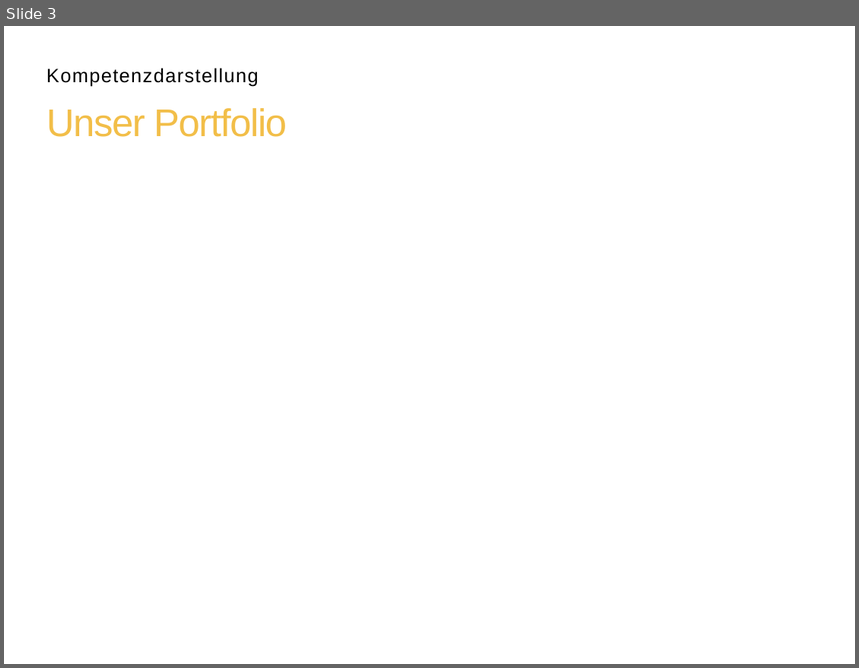
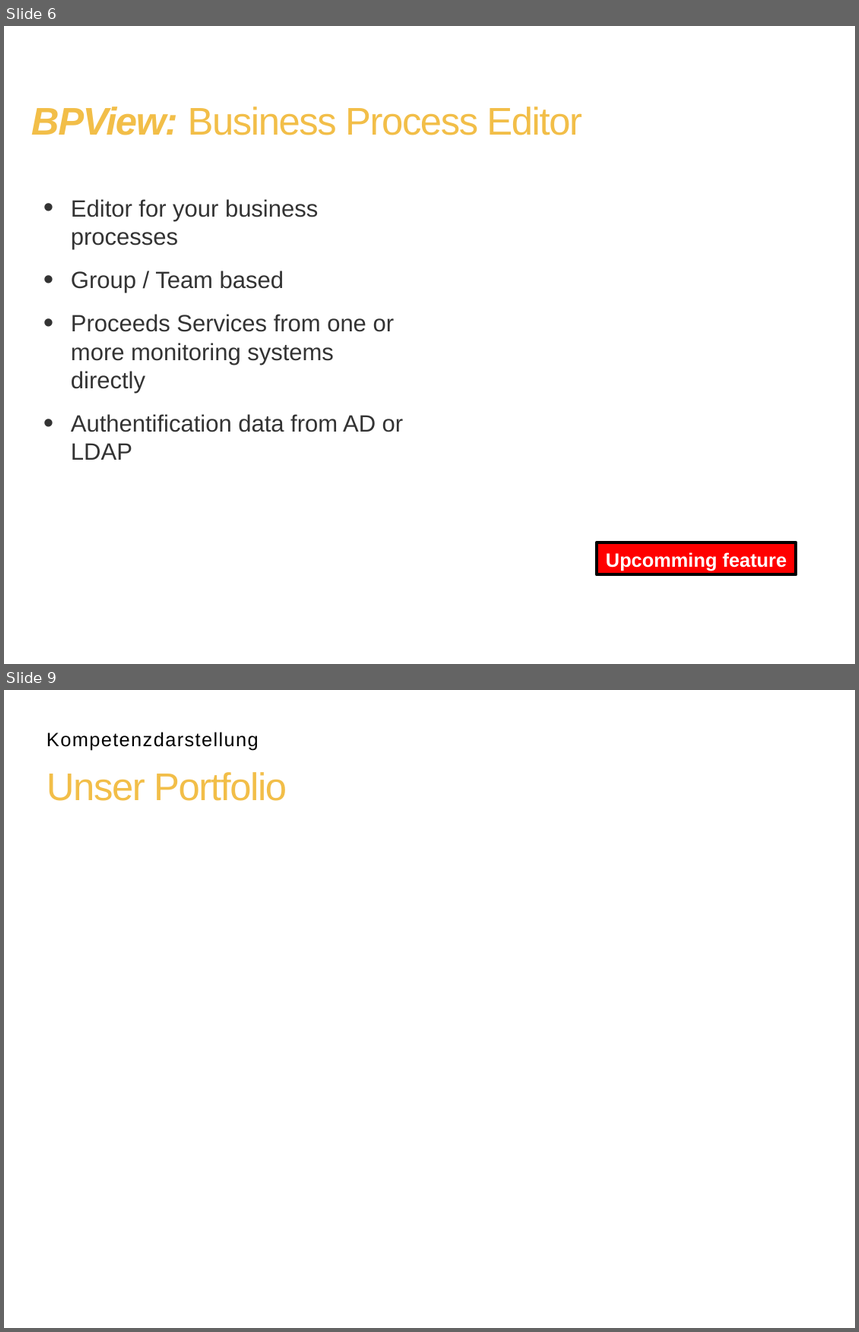
Before and after one commit to BPView/BPView, a slide deck: docs/BPView - The_Project.odp. Shown one above the other, each under a label of ours: slide 3 before the commit, slides 6 and 9 after it; the slides between them are not shown. The pictures are 859x668 and 859x1332 pixels, drawn with LibreOffice and Linux fonts; fonts in the diff are those of the drawing; background and template pictures are left out. Boxes give left, top, right and bottom in pixels: in the first picture for what was removed or moved away, otherwise in the second. Text is boxed around its words. In the diff, an @@ line names an element or a change of style, - is before the commit and + after.

```diff
--- a/docs/BPView - The_Project.odp
+++ b/docs/BPView - The_Project.odp
@@ slide 6 added at (4, 26, 855, 664), background picture (left out) @@
@@ title added at (31, 107, 582, 135), 36 pt, text #F2BE48 @@
+BPView: Business Process Editor
@@ text added at (71, 199, 404, 460), 22 pt, text #333333 @@
+• Editor for your business processes
+• Group / Team based
+• Proceeds Services from one or more monitoring systems directly
+• Authentification data from AD or LDAP
@@ rectangle added at (598, 543, 797, 575), fill #FF0000, outline #000000 2.83 pt, 18 pt, text #FFFFFF, bold @@
+Upcomming feature
@@ what was slide 3 is now slide 9 @@
```
Also in this commit, not shown: 2 slides changed, 5 other slides added.
